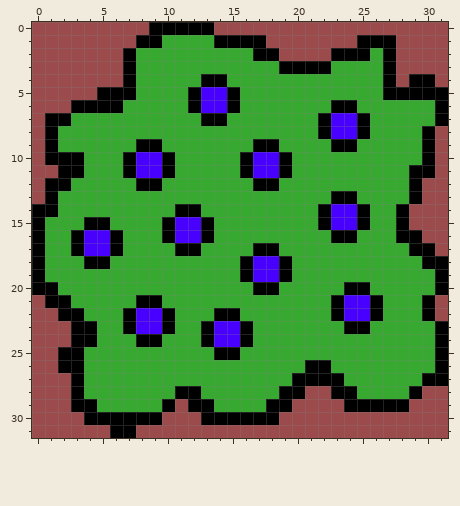
Pixel-art sprite: Assets/Sprites/BlueberryBush.png. Above is the file before it was changed.
The file is 32x32 pixels.
After the commit:
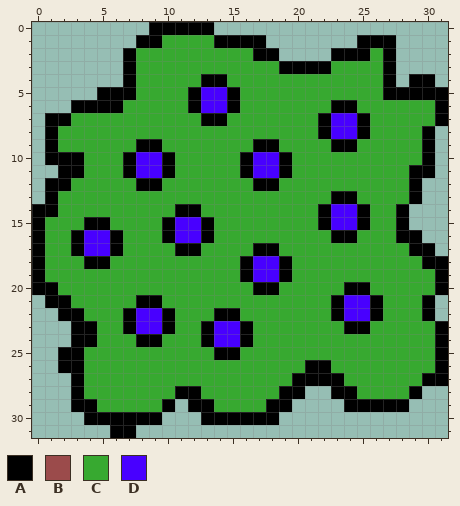
Palette (. is transparent): A #000000  B #9b4b4b  C #37a930  D #4800ff
What changed:
@@ x 0..31 @@
- 0 BBBBBBBBBAAAAABBBBBBBBBBBBBBBBBB
- 1 BBBBBBBBAACCCCAAAABBBBBBBAAABBBB
- 2 BBBBBBBACCCCCCCCCAABBBBAAACABBBB
- 3 BBBBBBBACCCCCCCCCCCAAAACCCCABBBB
- 4 BBBBBBBACCCCCAACCCCCCCCCCCCABAAB
- 5 BBBBBAAACCCCADDACCCCCCCCCCCAAAAA
- 6 BBBAAAACCCCCADDACCCCCCCAACCCCCCA
- 7 BAACCCCCCCCCCAACCCCCCCADDACCCCCA
- 8 BACCCCCCCCCCCCCCCCCCCCADDACCCCAB
- 9 BACCCCCCAACCCCCCCAACCCCAACCCCCAB
-10 BAAACCCADDACCCCCADDACCCCCCCCCCAB
-11 BBAACCCADDACCCCCADDACCCCCCCCCAAB
-12 BAACCCCCAACCCCCCCAACCCCCCCCCCABB
-13 BACCCCCCCCCCCCCCCCCCCCCAACCCCABB
-14 AACCCCCCCCCAACCCCCCCCCADDACCABBB
-15 ACCCAACCCCADDACCCCCCCCADDACCABBB
-16 ACCADDACCCADDACCCCCCCCCAACCCAABB
-17 ACCADDACCCCAACCCCAACCCCCCCCCCAAB
+ 0 .........AAAAA..................
+ 1 ........AACCCCAAAA.......AAA....
+ 2 .......ACCCCCCCCCAA....AAACA....
+ 3 .......ACCCCCCCCCCCAAAACCCCA....
+ 4 .......ACCCCCAACCCCCCCCCCCCA.AA.
+ 5 .....AAACCCCADDACCCCCCCCCCCAAAAA
+ 6 ...AAAACCCCCADDACCCCCCCAACCCCCCA
+ 7 .AACCCCCCCCCCAACCCCCCCADDACCCCCA
+ 8 .ACCCCCCCCCCCCCCCCCCCCADDACCCCA.
+ 9 .ACCCCCCAACCCCCCCAACCCCAACCCCCA.
+10 .AAACCCADDACCCCCADDACCCCCCCCCCA.
+11 ..AACCCADDACCCCCADDACCCCCCCCCAA.
+12 .AACCCCCAACCCCCCCAACCCCCCCCCCA..
+13 .ACCCCCCCCCCCCCCCCCCCCCAACCCCA..
+14 AACCCCCCCCCAACCCCCCCCCADDACCA...
+15 ACCCAACCCCADDACCCCCCCCADDACCA...
+16 ACCADDACCCADDACCCCCCCCCAACCCAA..
+17 ACCADDACCCCAACCCCAACCCCCCCCCCAA.
 18 ACCCAACCCCCCCCCCADDACCCCCCCCCCAA
@@ x 0..31 @@
 20 AACCCCCCCCCCCCCCCAACCCCCAACCCCCA
-21 BAACCCCCAACCCCCCCCCCCCCADDACCCAB
-22 BBAACCCADDACCCAACCCCCCCADDACCCAB
-23 BBBAACCADDACCADDACCCCCCCAACCCCCA
-24 BBBAACCCAACCCADDACCCCCCCCCCCCCCA
-25 BBAACCCCCCCCCCAACCCCCCCCCCCCCCCA
-26 BBAACCCCCCCCCCCCCCCCCAACCCCCCCCA
-27 BBBACCCCCCCCCCCCCCCCAAAACCCCCCAA
-28 BBBACCCCCCCAACCCCCCAABBAACCCCABB
-29 BBBAACCCCCABAACCCCAABBBBAAAAABBB
-30 BBBBAAAAAABBBAAAAAABBBBBBBBBBBBB
-31 BBBBBBAABBBBBBBBBBBBBBBBBBBBBBBB
+21 .AACCCCCAACCCCCCCCCCCCCADDACCCA.
+22 ..AACCCADDACCCAACCCCCCCADDACCCA.
+23 ...AACCADDACCADDACCCCCCCAACCCCCA
+24 ...AACCCAACCCADDACCCCCCCCCCCCCCA
+25 ..AACCCCCCCCCCAACCCCCCCCCCCCCCCA
+26 ..AACCCCCCCCCCCCCCCCCAACCCCCCCCA
+27 ...ACCCCCCCCCCCCCCCCAAAACCCCCCAA
+28 ...ACCCCCCCAACCCCCCAA..AACCCCA..
+29 ...AACCCCCA.AACCCCAA....AAAAA...
+30 ....AAAAAA...AAAAAA.............
+31 ......AA........................
Changed places in both pictures, as pixel boxes (x1, y1, x2, y2):
erased: (32, 22, 149, 204)
erased: (214, 22, 448, 256)
erased: (32, 295, 448, 438)
